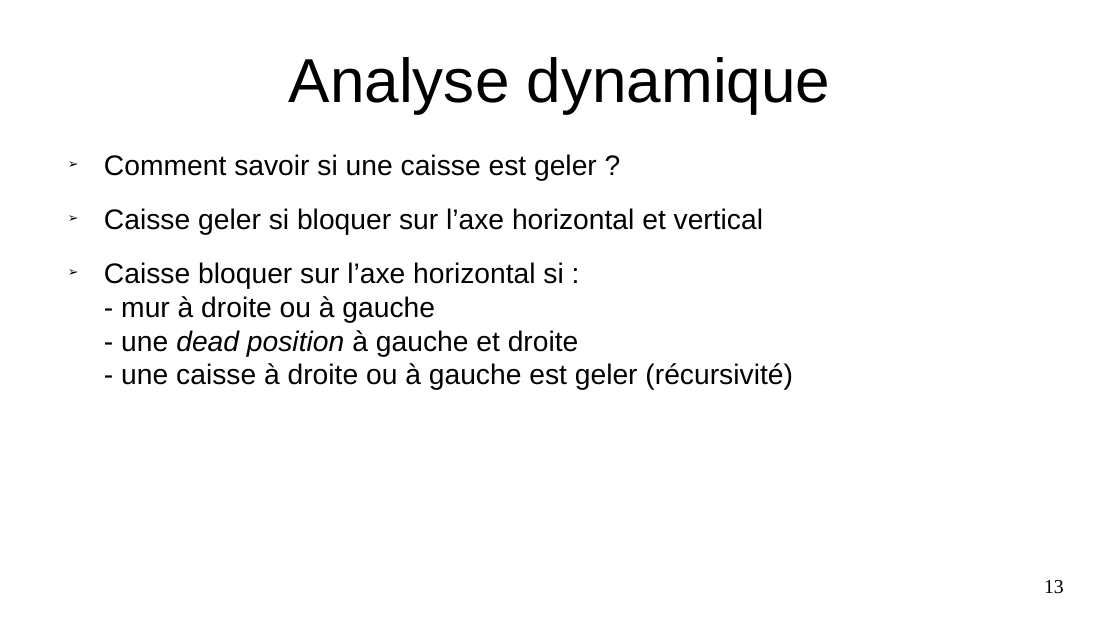
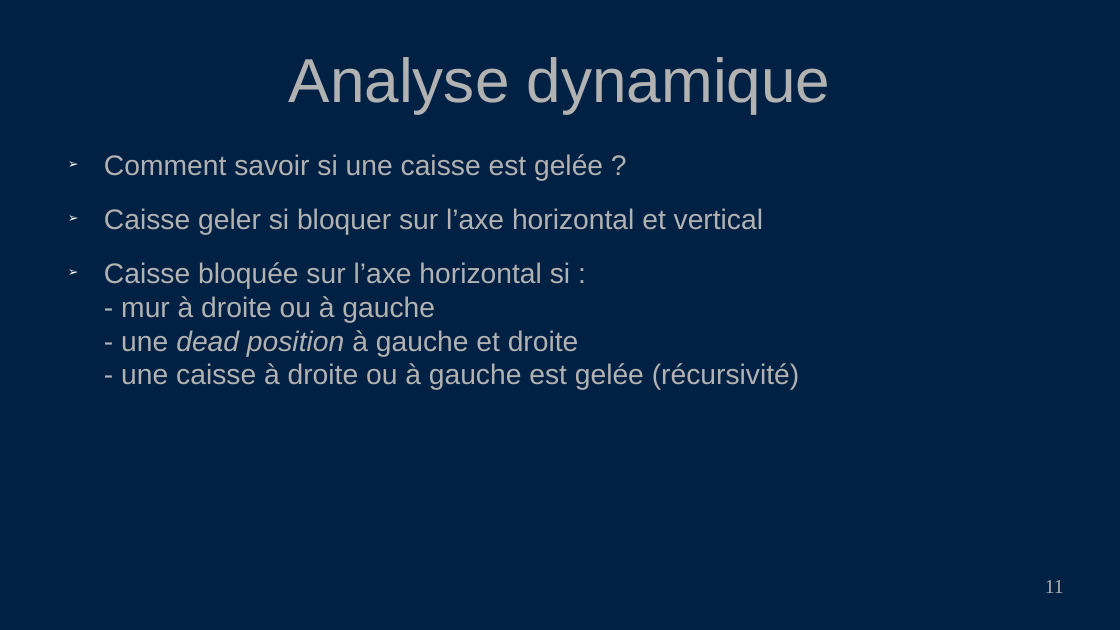
Before and after one commit to PoulpoGaz/sokoshell, a slide deck: slide 11 of documents/presentation.odp (slide 13 before the commit). Drawn at 1120x630 pixels with LibreOffice and Linux fonts; fonts in the diff are those of the drawing. Boxes give left, top, right and bottom in pixels: in the first picture for what was removed or moved away, otherwise in the second. Text is boxed around its words. In the diff, an @@ line names an element or a change of style, - is before the commit and + after.

```diff
--- a/documents/presentation.odp
+++ b/documents/presentation.odp
@@ background #FFFFFF to #002143 @@
@@ title "Analyse dynamique" at bbox=[289, 57, 831, 113]: text colour #000000 to #B2B2B2 @@
@@ text at bbox=[104, 154, 603, 181]: text changed; text colour #000000 to #B2B2B2 @@
-➢ Comment savoir si une caisse est geler ?
+➢ Comment savoir si une caisse est gelée ?
@@ text at bbox=[104, 208, 763, 235]: text colour #000000 to #B2B2B2 in "Caisse geler si bloquer sur l’axe horizontal ..."; bullet colour #000000 to #FFFFFF @@
@@ text at bbox=[104, 262, 800, 390]: text changed; text colour #000000 to #B2B2B2 @@
-➢ Caisse bloquer sur l’axe horizontal si :
-  - mur à droite ou à gauche
-  - une dead position à gauche et droite
-  - une caisse à droite ou à gauche est geler (récursivité)
+➢ Caisse bloquée sur l’axe horizontal si :
+  - mur à droite ou à gauche
+  - une dead position à gauche et droite
+  - une caisse à droite ou à gauche est gelée (récursivité)
@@ page number at bbox=[1045, 580, 1064, 593]: text changed; text colour #000000 to #B2B2B2 @@
-13
+11
```
Also in this commit, not shown: 12 other slides changed, 2 slides removed, 4 other files.
